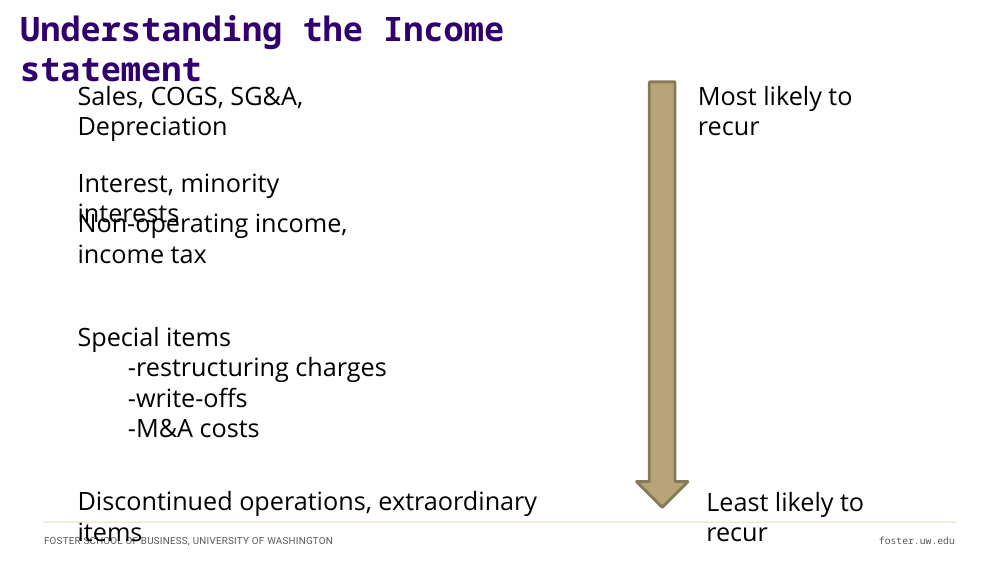
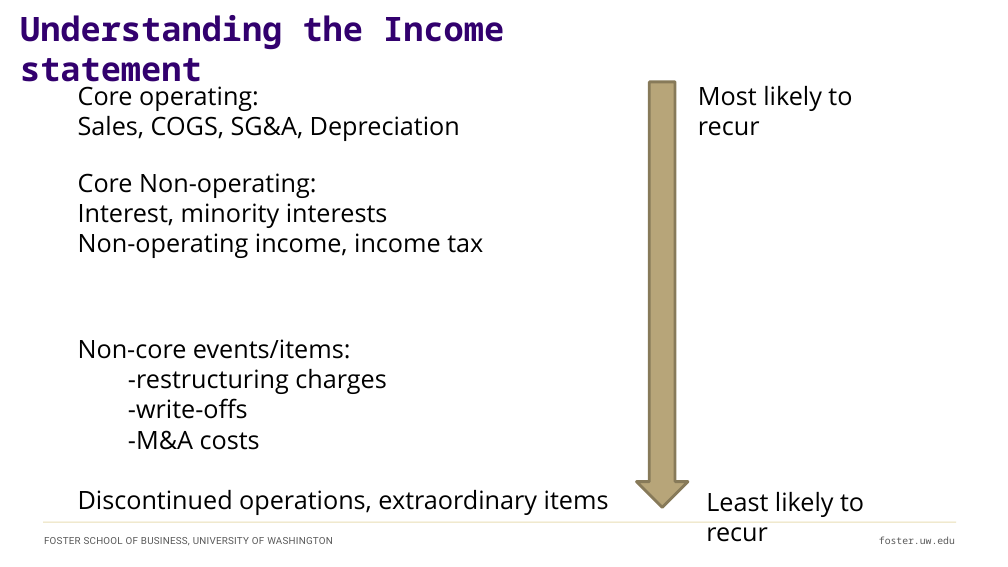
Before and after one commit to ashercurtis/slides.io, a slide deck: slide 29 of BUS AN_500/BUS AN500Class01_2026.pptx (slide 24 before the commit). Drawn at 1008x567 pixels with LibreOffice and Linux fonts; fonts in the diff are those of the drawing. Boxes give left, top, right and bottom in pixels: in the first picture for what was removed or moved away, otherwise in the second. Text is boxed around its words. In the diff, an @@ line names an element or a change of style, - is before the commit and + after.

```diff
--- a/BUS AN_500/BUS AN500Class01_2026.pptx
+++ b/BUS AN_500/BUS AN500Class01_2026.pptx
@@ text at box(78, 86, 259, 111): paragraph added @@
+Core operating:
@@ text at box(78, 173, 316, 198): paragraph added @@
+Core Non-operating:
@@ text removed at box(78, 209, 348, 264) @@
-Non-operating income, income tax
@@ text at box(78, 233, 483, 258): paragraph added @@
+Non-operating income, income tax
@@ text "Non-core events/items:": place and size @@
-text "Non-core events/items:" at box(78, 327, 386, 438)
+text "Non-core events/items:" at box(78, 339, 609, 515)
@@ text at box(78, 339, 351, 359): text changed @@
-Special items
+Non-core events/items:
@@ text at box(78, 490, 609, 515): paragraph added @@
+Discontinued operations, extraordinary items
@@ text removed at box(78, 491, 537, 544) @@
-Discontinued operations, extraordinary items
```
Also in this commit, not shown: 11 other slides changed, 9 slides added, 3 slides removed, 1 other file.
